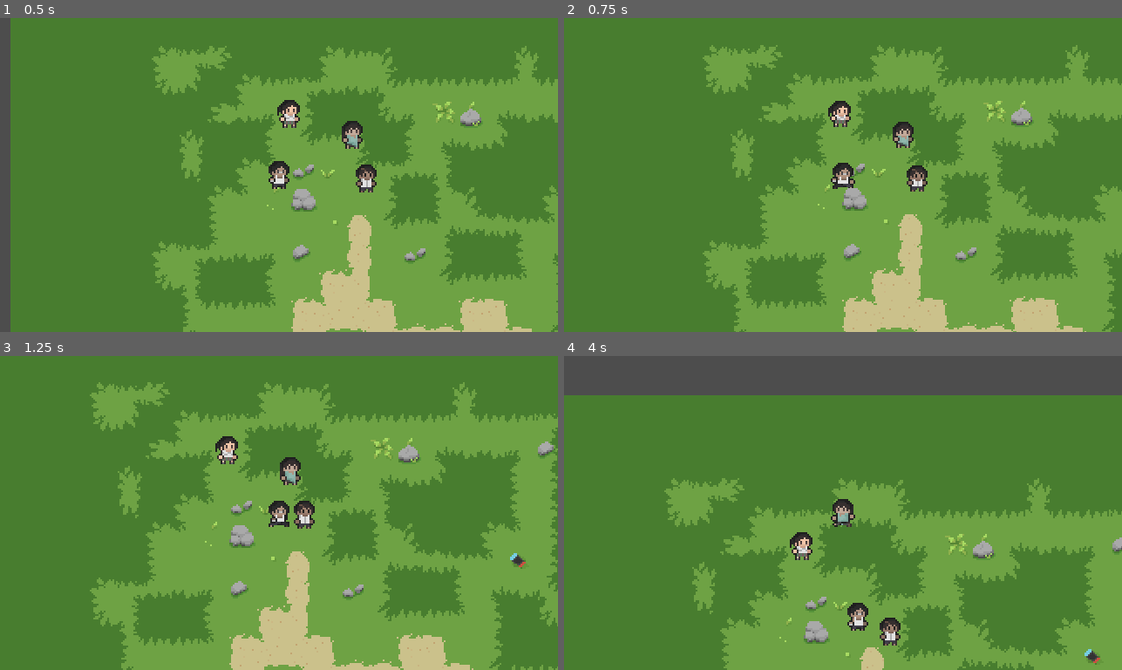
Above: before the commit, frames 1-4 (two rows, left to right).
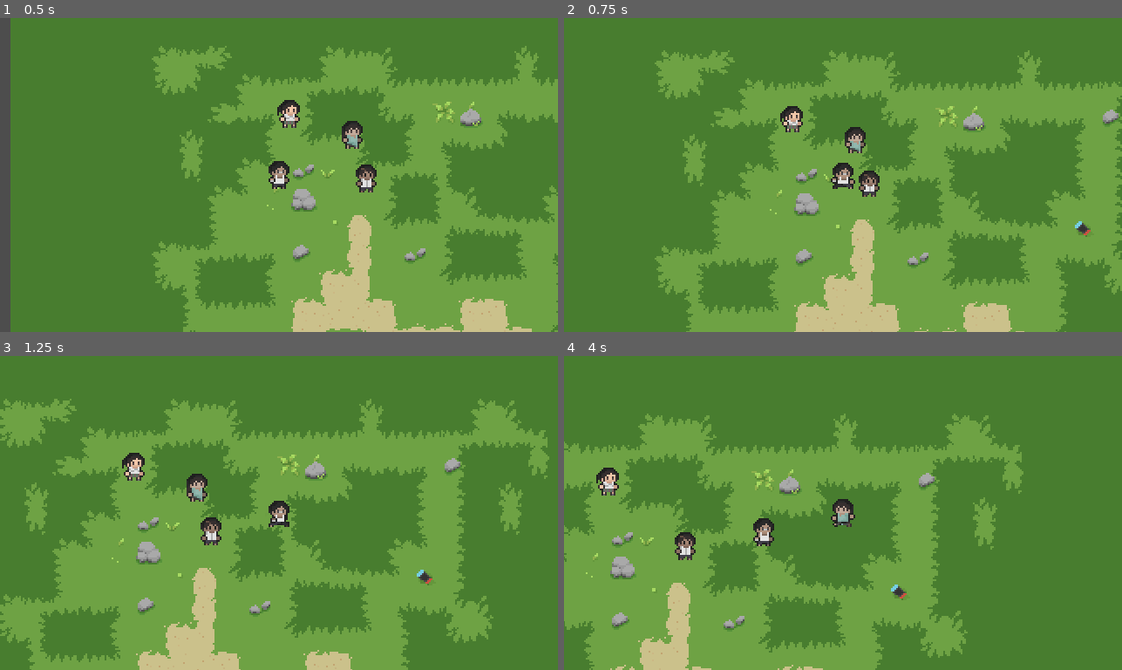
Above: after the commit, the same moments.

Repository: furansisu/tubigtubig
Game: Godot game, scene res://Scenes/World.tscn
Same seed, same stepped clock (60 frames per second), same inputs: the game is played once before the commit and once after it.
Inputs (mouse positions are in pixels of both pictures, inside the frame that each line leads up to):
- Up to frame 1 (0.5 s): no input
- Up to frame 2 (0.75 s): tap Enter at 0.5 s; move the mouse to (965, 159) at 0.52 s; press the mouse at (965, 159) at 0.53 s; hold D (right) from 0.53 s (still down)
- Up to frame 3 (1.25 s): keep holding D (right)
- Up to frame 4 (4 s): move the mouse to (731, 528) at 1.27 s; release D (right) at 1.28 s; release the mouse at (731, 528) at 1.28 s; hold S (down) 1.28-2.03 s; tap Space (changechar) at 1.35 s; click (731, 528) at 1.55 s; move the mouse to (898, 443) at 2.02 s; press the mouse at (898, 443) at 2.03 s; hold D (right) 2.03-2.78 s; move the mouse to (815, 575) at 2.77 s; release the mouse at (815, 575) at 2.78 s; hold W (up) 2.78-3.53 s; tap Shift (run) at 2.85 s; click (815, 575) at 3.05 s; move the mouse to (1010, 560) at 3.52 s; press the mouse at (1010, 560) at 3.53 s; hold A (left) from 3.53 s (still down)

Frame 1 is identical in both runs. In frame 2, 36% of the frame differs, in the area x 16-100%, y 8-100%; in frame 3, 46%; in frame 4, 58%, in the area x 0-100%, y 0-100%.

Commit message:
Initial function for POSITION MOVEMENT test

Diff:
--- a/Scripts/Player.gd
+++ b/Scripts/Player.gd
@@ -9,6 +9,8 @@
 @export var selected = false
 var friction = (acc/maxspeed)
 
+@export var target = Vector2.ZERO
+
 # Called every frame. 'delta' is the elapsed time since the previous frame.
 #func _process(delta):
 #	pass
@@ -16,7 +18,7 @@
 	var direction = Input.get_vector("left", "right", "up", "down")
 
 	# animation handling
-	if direction != Vector2.ZERO and selected == true:
+	if (direction != Vector2.ZERO or velocity > Vector2.ZERO) and selected == true:
 		if Input.is_action_pressed("run"):
 			$AnimationPlayer.play("Run")
 		else:
@@ -31,16 +33,6 @@
 	velocity += direction * acc * delta
 	velocity -= velocity * friction * delta
 
-	# moving other bodies
-	for i in get_slide_collision_count():
-		var collision = get_slide_collision(i)
-		var collider = collision.get_collider()
-		var normal = collision.get_normal()
-		if collider is CharacterBody2D:
-			collider.set_velocity(-normal * friction)
-			collider.move_and_slide()
-			velocity = velocity/2
-
 	# run test
 	if Input.is_action_pressed("run"):
 		acc = default_acc * 1.75
@@ -51,3 +43,16 @@
 
 	if selected == true:
 		move_and_slide()
+
+	# POSITION MOVEMENT TEST
+	if target != Vector2.ZERO and selected == true:
+		velocity = position.direction_to(target) * maxspeed
+
+		if position.distance_to(target) > 10:
+			move_and_slide()
+		else:
+			target = Vector2.ZERO
+
+func _input(event):
+	if event.is_action_pressed("click"):
+		target = get_global_mouse_position()
